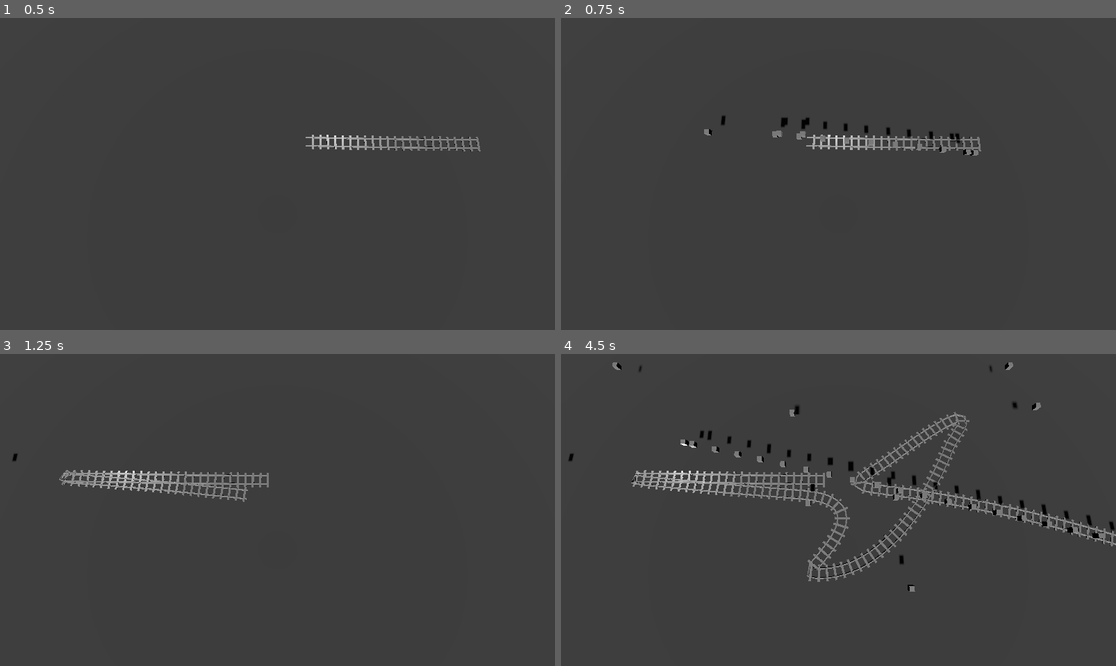
Above: before the commit, frames 1-4 (two rows, left to right).
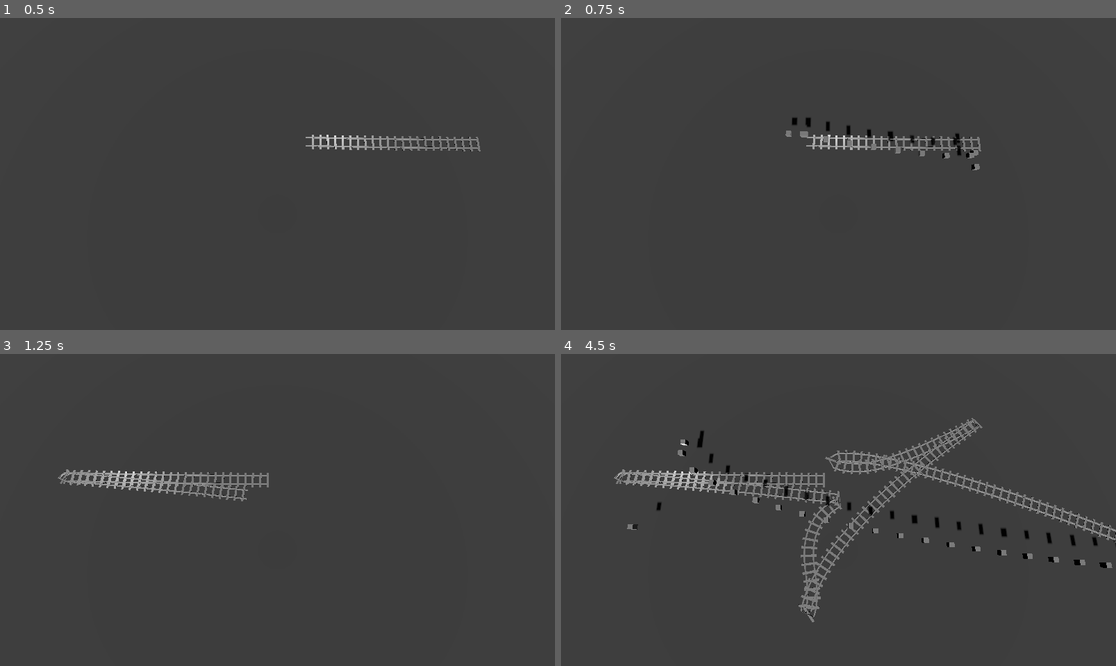
Above: after the commit, the same moments.

Repository: memlocator/trains
Game: Godot game, scene res://main.tscn
The game is run twice, just before and just after one commit, with the same random seed, the same clock (stepped at 60 frames per second) and the same inputs.
Inputs (mouse positions are in pixels of both pictures, inside the frame that each line leads up to):
- Up to frame 1 (0.5 s): no input
- Up to frame 2 (0.75 s): tap Enter at 0.5 s; move the mouse to (960, 158) at 0.52 s; hold D (move_right) from 0.53 s (still down); click (960, 158) at 0.67 s
- Up to frame 3 (1.25 s): keep holding D (move_right)
- Up to frame 4 (4.5 s): release D (move_right) at 1.25 s; drag from (727, 525) to (810, 572) at 1.27 s; move the mouse to (894, 441) at 2.02 s; hold D (move_right) 2.03-2.75 s; click (894, 441) at 2.17 s; drag from (810, 572) to (672, 463) at 2.77 s; move the mouse to (1005, 556) at 3.52 s; hold A (move_left) 3.53-4.25 s; click (1005, 556) at 3.67 s; drag from (672, 463) to (755, 432) at 4.27 s

Frame 1 is identical in both runs. In frame 2, 0.7% of the frame differs, in the area x 25-76%, y 31-49%; in frame 3, 0.5%; in frame 4, 7.5%, in the area x 1-100%, y 2-86%.

Commit message:
added smarter guesstimation for placement of control points for preview curve

Diff:
--- a/player_controller.gd
+++ b/player_controller.gd
@@ -6,7 +6,7 @@
 
 var dragging = false
 var start_drag = Vector3.ZERO
-var dist = 6
+var dist = 16
 
 var debug_points = []
 
@@ -22,7 +22,7 @@
 	query.collide_with_areas = true
 
 	var result = space_state.intersect_ray(query)
-	if result.position:
+	if result and result.position:
 		return result.position
 	else:
 		return null
@@ -42,13 +42,16 @@
 func _input(event):
 	if event is InputEventMouseButton:
 		if event.button_index == MOUSE_BUTTON_WHEEL_DOWN:
-			dist -= 0.05
+			dist -= 0.1
+			#print(dist)
+
 		if event.button_index == MOUSE_BUTTON_WHEEL_UP:
-			dist += 0.05
+			dist += 0.1
+			#print(dist)
 
 		if event.button_index == MOUSE_BUTTON_LEFT:
 			var mouse_world_pos = _get_mouse_world_pos()
-			if mouse_world_pos:
+			if mouse_world_pos != null:
 				var geo_tool = Geometry2D
 
 				var pos = RailPath.to_local(mouse_world_pos)
@@ -72,7 +75,7 @@
 					if dot < -0.5:
 						#var out_point = -RailPath.curve.sample_baked_with_rotation(RailPath.curve.get_baked_length()-1, true).basis.z*10#
 
-						var vec = -(RailPath.curve.sample_baked(RailPath.curve.get_baked_length() - 5, true) - RailPath.curve.sample_baked(RailPath.curve.get_baked_length() - 4, true)).normalized()
+						var vec = -(RailPath.curve.sample_baked(RailPath.curve.get_baked_length() - 0.2, true) - RailPath.curve.sample_baked(RailPath.curve.get_baked_length() - 0.1, true)).normalized()
 						RailPath.curve.add_point(pos)
 						var curr = RailPath.curve.get_point_position(RailPath.curve.point_count-1)
 						var prev = RailPath.curve.get_point_position(RailPath.curve.point_count-2)
@@ -89,10 +92,10 @@
 
 						#var in_point = ((prev_prev + prev) + (prev + curr)).normalized()
 
-						_debug_point(prev + out_point)
-						_debug_point(prev + in_point)
+						#_debug_point(prev + out_point)
+						#_debug_point(prev + in_point)
 						RailPath.curve.set_point_in(RailPath.curve.point_count-1, in_point)
-						RailPath.curve.set_point_in(RailPath.curve.point_count-2, -out_point*0.1)
+						#RailPath.curve.set_point_in(RailPath.curve.point_count-2, -out_point*0.1)
 						RailPath.curve.set_point_out(RailPath.curve.point_count-2, out_point)
 
 
@@ -107,30 +110,46 @@
 
 	preview_curve.clear_points()
 	preview_curve.add_point(RailPath.curve.get_point_position(RailPath.curve.point_count-1))
-	var mouse_world = RailPath.to_local(_get_mouse_world_pos())
-	preview_curve.add_point(mouse_world)
-	#preview_curve.set_point_in(preview_curve.point_count-1, RailPath.curve.get_point_in(RailPath.curve.point_count-1))
-	#preview_curve.set_point_out(preview_curve.point_count-1, RailPath.curve.get_point_out(RailPath.curve.point_count-1))
+	var pos = _get_mouse_world_pos()
+	if pos:
+		var mouse_world = RailPath.to_local(pos)
+		preview_curve.add_point(mouse_world)
 
 
-	var prev_prev = RailPath.curve.get_point_position(RailPath.curve.point_count-2)
-	var prev = RailPath.curve.get_point_position(RailPath.curve.point_count-1)#preview_curve.get_point_position(preview_curve.point_count-2)
-	var curr = preview_curve.get_point_position(preview_curve.point_count-1)
+		var prev_prev = RailPath.curve.get_point_position(RailPath.curve.point_count-2)
+		var prev = RailPath.curve.get_point_position(RailPath.curve.point_count-1)#preview_curve.get_point_position(preview_curve.point_count-2)
+		var curr = preview_curve.get_point_position(preview_curve.point_count-1)
 
-	var vec = -(RailPath.curve.sample_baked(RailPath.curve.get_baked_length() - 3, true) - RailPath.curve.sample_baked(RailPath.curve.get_baked_length(), true)).normalized()
-	var out_point = vec*4#-RailPath.curve.sample_baked_with_rotation(RailPath.curve.get_baked_length(), true).basis.z*10#*dist#(-(prev_prev - prev)).lerp(in_point, 0.5)#-preview_curve.get_point_in(preview_curve.point_count-1)*dist#-dist*RailPath.curve.sample_baked_with_rotation(RailPath.curve.get_baked_length()-1, true).basis.z#-preview_curve.get_point_in(RailPath.curve.point_count-1)*dist#(prev-prev_prev).normalized()*dist#((curr - prev) - Vector3(curr.x, 0,0)).normalized()
-	var in_point = (prev-curr).lerp(out_point, dist/10)#(curr-prev).normalized()#((prev_prev + prev) + (prev + curr)).normalized()#((prev_prev - prev) - (prev - curr)).normalized()*-4#*-dist
+		#the 'forward' vec of the last piece of the curve
+		var vec =  (RailPath.curve.sample_baked(RailPath.curve.get_baked_length()-0.1, true) - RailPath.curve.sample_baked(RailPath.curve.get_baked_length() - 0.2, true)).normalized() #(prev - prev_prev).normalized()#-(RailPath.curve.sample_baked(RailPath.curve.get_baked_length() - 3, true) - RailPath.curve.sample_baked(RailPath.curve.get_baked_length(), true)).normalized()
 
+		#control point calcs
+		#curr dot forward
+		var dot_prod = vec.dot((prev-curr).normalized())#prev.dot(curr)
+		#lets get compare to the right vec to see which side
+		var right_vec = RailPath.curve.sample_baked_with_rotation(RailPath.curve.get_baked_length()-0.1, true).basis.x
+		var dot_right_prod = right_vec.dot((prev-curr).normalized())
 
-	debug_points.append(_debug_point(curr + in_point))
-	debug_points.append(_debug_point(prev + out_point))
+		var signed_vec = dot_prod*dot_right_prod
+		dist = dot_prod*dot_right_prod*-preview_curve.get_baked_length()
 
-	preview_curve.set_point_out(preview_curve.point_count-2, out_point)
-	preview_curve.set_point_in(preview_curve.point_count-1, in_point)
-	for i in range(50):
-		var transform = preview_curve.sample_baked((float(i)/preview_curve.get_baked_length())*preview_curve.get_baked_length())
-		var m = _debug_point(transform)
-		debug_points.append(m)
+		var out_point = vec*abs(dist) + vec*(1-dot_prod)#-RailPath.curve.sample_baked_with_rotation(RailPath.curve.get_baked_length(), true).basis.z*10#*dist#(-(prev_prev - prev)).lerp(in_point, 0.5)#-preview_curve.get_point_in(preview_curve.point_count-1)*dist#-dist*RailPath.curve.sample_baked_with_rotation(RailPath.curve.get_baked_length()-1, true).basis.z#-preview_curve.get_point_in(RailPath.curve.point_count-1)*dist#(prev-prev_prev).normalized()*dist#((curr - prev) - Vector3(curr.x, 0,0)).normalized()
+		var in_point = ((RailPath.curve.sample_baked_with_rotation(RailPath.curve.get_baked_length()-0.1, true)).basis.x*dist)#.lerp(-out_point*(dist/10), 0.5)#(prev-curr).lerp(out_point, dist/10)
+		##control point calcs complete
+
+		debug_points.append(_debug_point(RailPath.curve.sample_baked(RailPath.curve.get_baked_length(), true)))
+		debug_points.append(_debug_point(RailPath.curve.sample_baked(RailPath.curve.get_baked_length() - 0.1, true)))
+
+		preview_curve.set_point_out(preview_curve.point_count-2, out_point)
+		preview_curve.set_point_in(preview_curve.point_count-1, in_point)
+
+		debug_points.append(_debug_point(curr + in_point))
+		debug_points.append(_debug_point(prev + out_point))
+
+		for i in range(50):
+			var transform = preview_curve.sample_baked((float(i)/preview_curve.get_baked_length())*preview_curve.get_baked_length())
+			var m = _debug_point(transform)
+			debug_points.append(m)
 
 func _process(delta):
 	if dragging:
